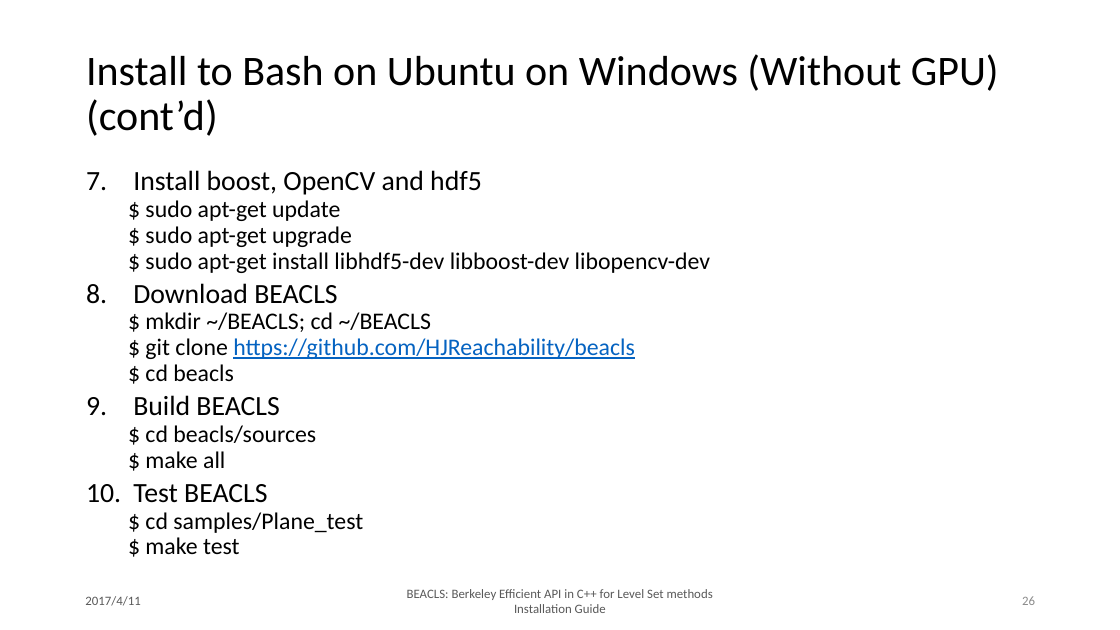
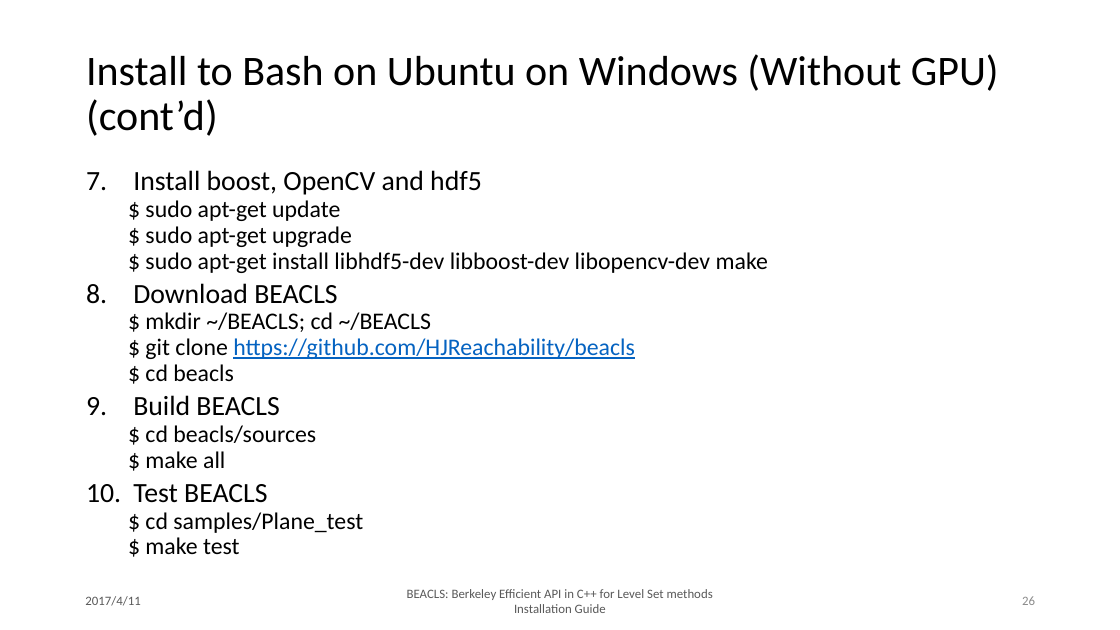
Before and after one commit to HJReachability/beacls, a slide deck: slide 26 of docs/slides/master/BEACLS_Installation_Guide.pptx. Drawn at 1120x630 pixels with LibreOffice and Linux fonts; fonts in the diff are those of the drawing. Boxes give left, top, right and bottom in pixels: in the first picture for what was removed or moved away, otherwise in the second. Text is boxed around its words. In the diff, an @@ line names an element or a change of style, - is before the commit and + after.

```diff
--- a/docs/slides/master/BEACLS_Installation_Guide.pptx
+++ b/docs/slides/master/BEACLS_Installation_Guide.pptx
@@ text at (x1=145, y1=252, x2=768, y2=273): text changed @@
-  $ sudo apt-get install libhdf5-dev libboost-dev libopencv-dev
+  $ sudo apt-get install libhdf5-dev libboost-dev libopencv-dev make
```
Also in this commit, not shown: 17 other files.
